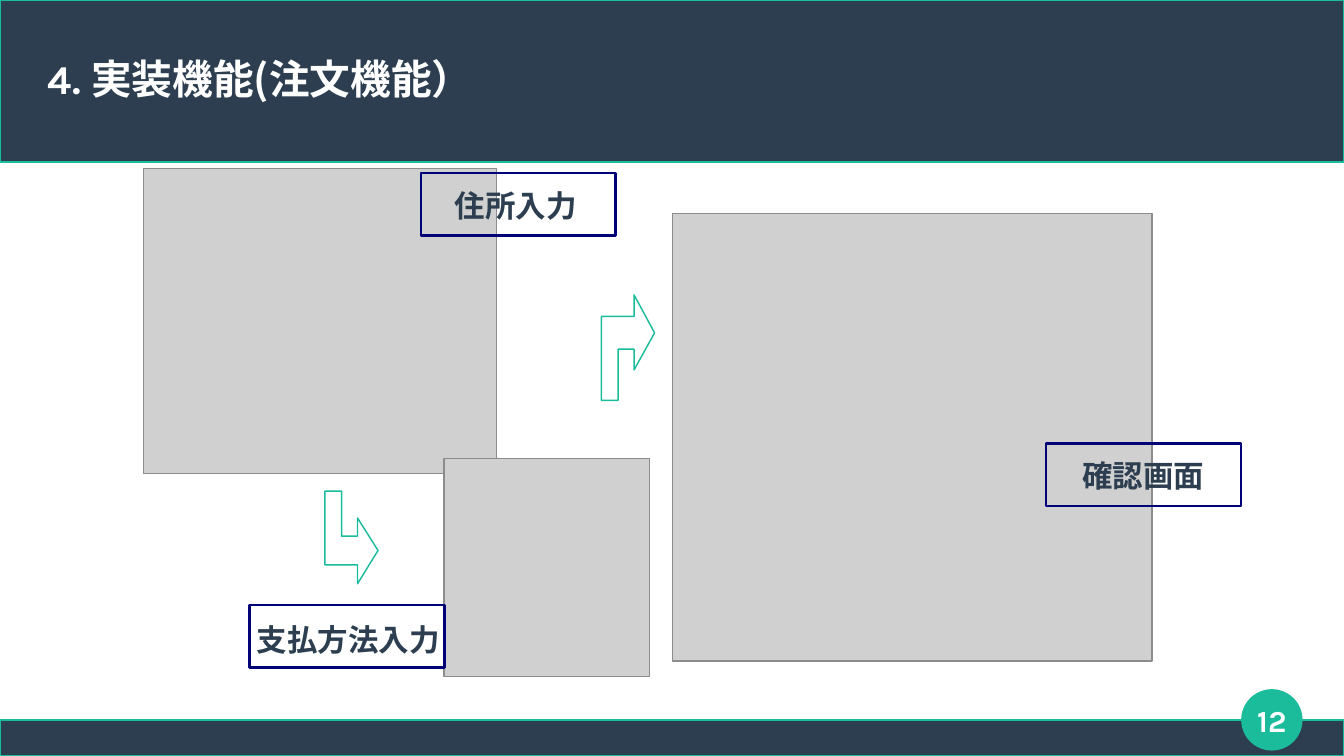
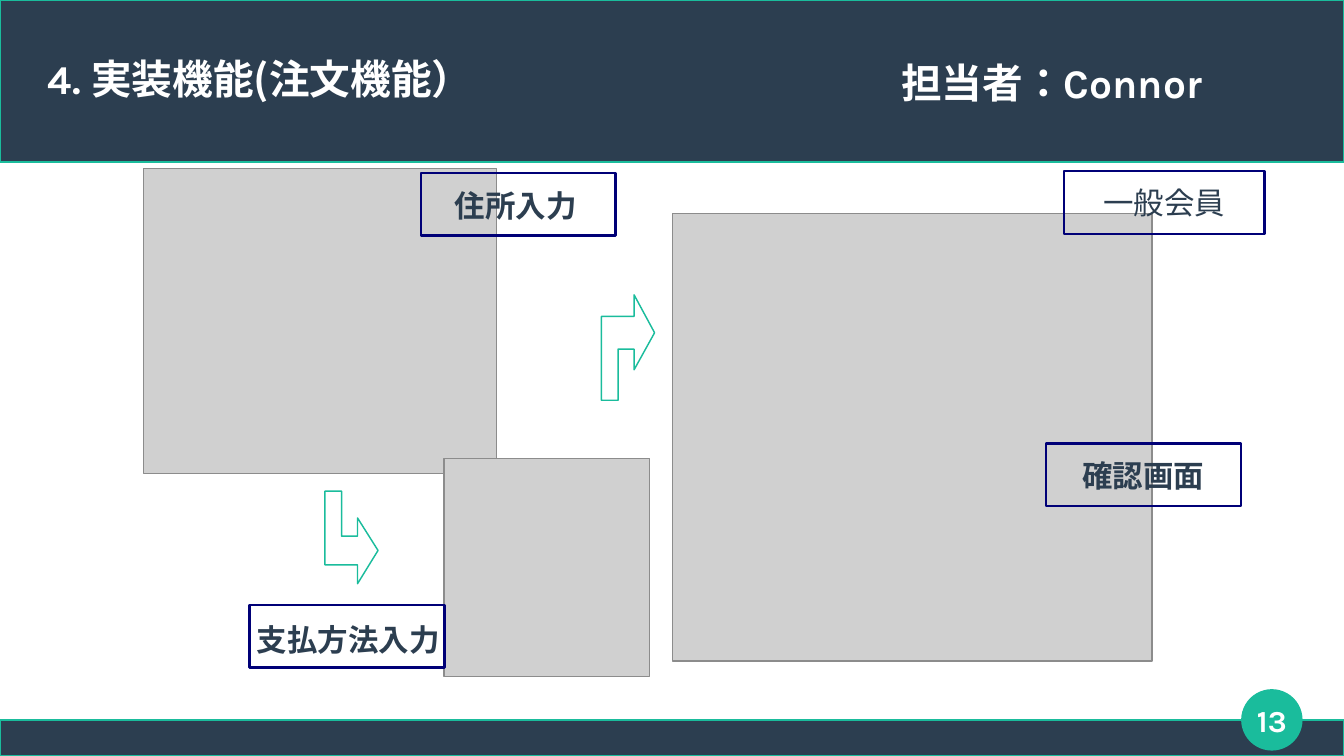
Before and after one commit to connk95/Shared-Shop, a slide deck: slide 13 of TeamUzawa_Sharing_ProjectFile/発表用スライド_チーム鵜澤.odp (slide 12 before the commit). Drawn at 1344x756 pixels with LibreOffice and Linux fonts; fonts in the diff are those of the drawing; grey boxes stand for pictures. Boxes give left, top, right and bottom in pixels: in the first picture for what was removed or moved away, otherwise in the second. Text is boxed around its words. In the diff, an @@ line names an element or a change of style, - is before the commit and + after.

```diff
--- a/TeamUzawa_Sharing_ProjectFile/発表用スライド_チーム鵜澤.odp
+++ b/TeamUzawa_Sharing_ProjectFile/発表用スライド_チーム鵜澤.odp
@@ text added at bbox=[901, 63, 1202, 102], 24 pt, text #FFFFFF, bold @@
+担当者：Connor
@@ rectangle added at bbox=[1065, 171, 1265, 234], outline #000077 1.42 pt, 18 pt, text #2C3E50 @@
+一般会員
@@ page number at bbox=[1257, 712, 1287, 733]: text changed @@
-12
+13
```
Also in this commit, not shown: 15 other slides changed, 1 slide added.
